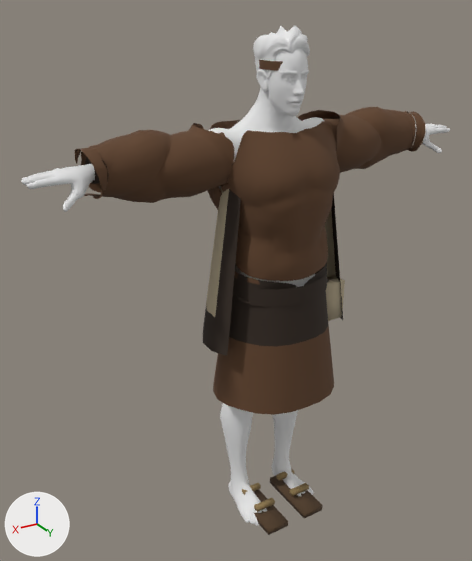
Before and after pictures for a commit that changed the glTF model campaigns/01_pachacutec/assets/models/pch_npc_mensajero_q.glb.
Rendered twice from a camera (50 mm lens) standing at (1.242, 1.785, 1.917) and looking at (0.111, -0.1, 0.975). Lighting does not change. The marker at lower left points along +X, +Y and +Z. The picture after the commit comes second. Where no turn or scale is listed for an object, it has been applied to the vertices. Vertices at exactly the same position are counted once.

The first picture shows 'Body', 'Clothes', 'Hair_SimpleParted' and 1 more.
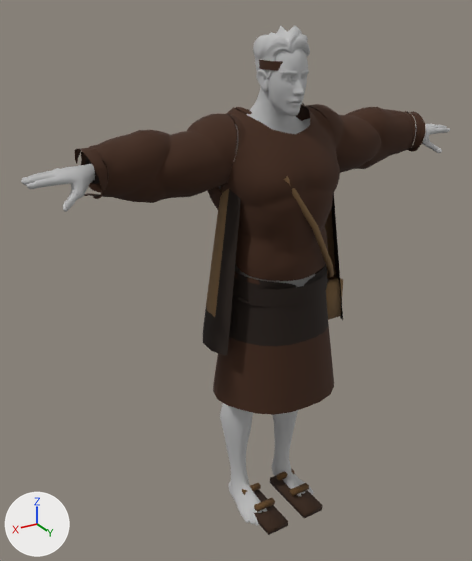
Pixel boxes (x1, y1, x2, y2) of what changed, in the pictures (472 x 561 px):
'Clothes', surface changed, reshaped
    both: (75, 60, 425, 535)
'Body', surface changed
    both: (21, 48, 450, 526)
'Hair_SimpleParted', recoloured (white to grey)
    both: (253, 26, 310, 79)
part 1 of me_clothes, added (brown)
    after: (326, 276, 343, 320)
part 2 of me_clothes, added
    after: (283, 176, 334, 277)
part 3 of me_clothes, added
    after: (236, 107, 252, 114)
part 4 of me_clothes, deleted (brown)
    before: (326, 275, 345, 321)
part 5 of me_clothes, built on
    before: (188, 110, 344, 175)
    after: (187, 104, 344, 175)

The change, as a list of edits to the scene's bpy script:
```text
Add img_pch_textile:
    img_pch_textile = load_image('pch_textile', '_unpacked/pch_textile', 768, 1024, 'sRGB')
Change mat_pch_body_mensajero:
    where n2 = _N.new('ShaderNodeMix'); n2.name = 'Mix'
    remove n2.inputs[7].default_value = (0.8, 0.8, 0.8, 1.0)  # 'B', white #e7e7e7
Change mat_pch_cloth:
    where n0 = _N.new('ShaderNodeBsdfPrincipled'); n0.name = 'Principled BSDF'
    n0.inputs[2].default_value: 0.92 -> 0.9  # 'Roughness'
    where n2 = _N.new('ShaderNodeMix'); n2.name = 'Mix'
    remove n2.inputs[7].default_value = (0.8, 0.8, 0.8, 1.0)  # 'B', white #e7e7e7
    add n4 = _N.new('ShaderNodeTexImage'); n4.name = 'Image Texture'
    add n4.image = img_pch_textile
    where n3 = _N.new('ShaderNodeVertexColor'); n3.name = 'Color Attribute'
    remove _L.new(n3.outputs[0], n2.inputs[6])  # 'Color' to 'A'
    add _L.new(n3.outputs[0], n2.inputs[7])  # 'Color' to 'B'
    add _L.new(n4.outputs[0], n2.inputs[6])  # 'Color' to 'A'
Change mat_pch_hair_dark_m:
    mat_pch_hair_dark_m.base_color: (0.8, 0.8, 0.8) -> (0.5, 0.5, 0.5)  # white #e7e7e7 -> grey #bcbcbc
Change me_clothes:
    used by ob_clothes; location = (0.0, 0.0, 0.0)
    remove me_clothes.from_pydata(...)  # 2332 vertices, 3808 faces; spans x -0.66..0.66, y -0.22..0.21, z 0.01..1.74
    add me_clothes.from_pydata(...)  # 2467 vertices, 4044 faces; spans x -0.66..0.66, y -0.22..0.21, z 0.01..1.74
    me_clothes part 1: a new loose piece, a box spanning x -0.259..-0.164, y 0.018..0.062, z 0.805..0.955, in mat_pch_cloth
    me_clothes part 2: a new loose piece of 32 vertices spanning x -0.21..0.09, y 0.04..0.19, z 0.97..1.42, in mat_pch_cloth
    me_clothes part 3: a new loose piece of 13 vertices spanning x 0.11..0.12, y -0.09..-0.01, z 1.58..1.6, in mat_pch_cloth
    me_clothes part 4: the loose piece of 8 vertices spanning x -0.26..-0.16, y 0.01..0.07, z 0.8..0.96 is deleted
    me_clothes part 5: 11 vertices moved from x -0.2..0.23, y -0.21..0.04, z 1.38..1.54 to x -0.19..0.23, y -0.21..0.04, z 1.38..1.54; 56 vertices removed from x -0.28..0.28, y -0.18..0.08, z 1.43..1.55; 133 vertices added at x -0.29..0.29, y -0.18..0.08, z 1.44..1.59
    other edits to the shape of me_clothes do not show in these pictures
```
